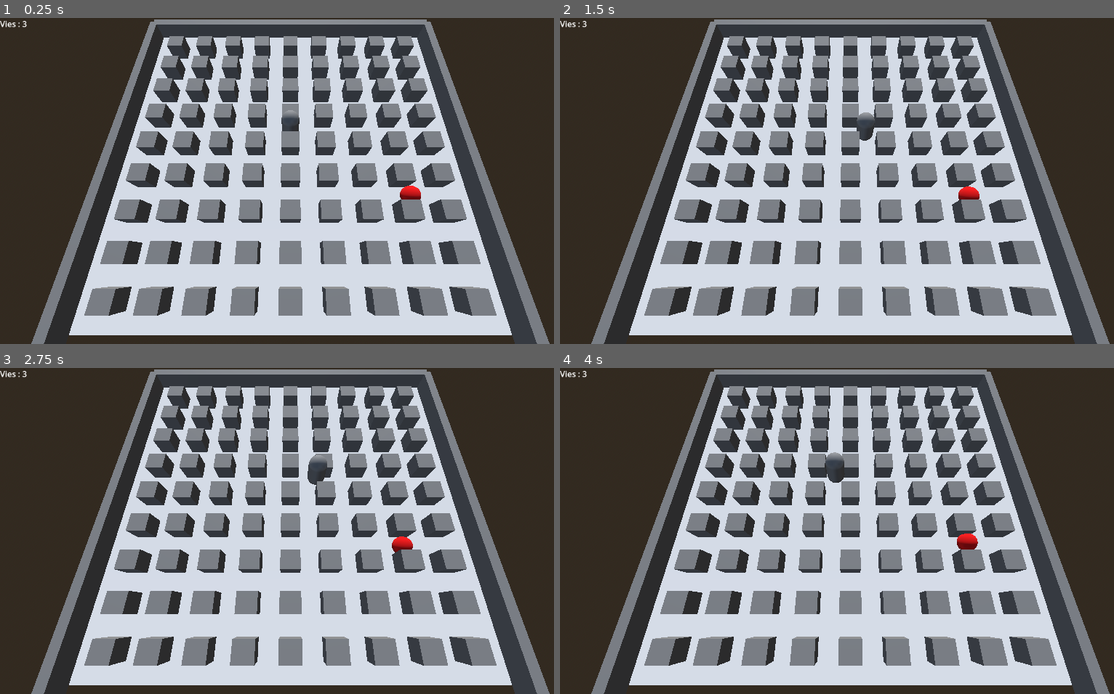
Above: before the commit, frames 1-4 (two rows, left to right).
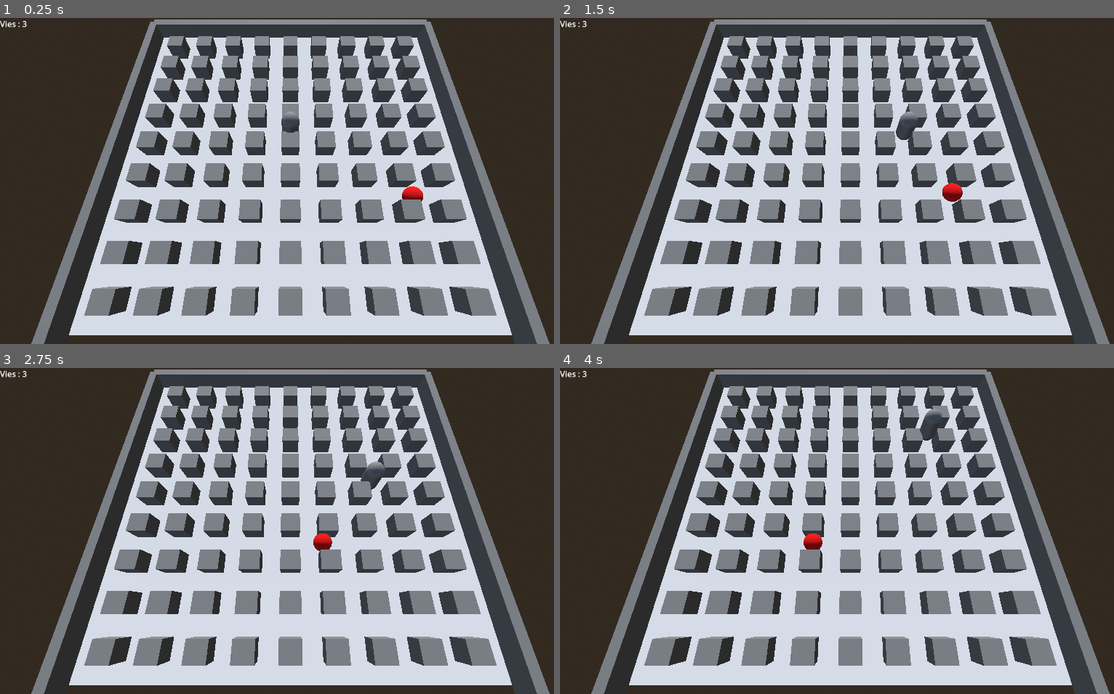
Above: after the commit, the same moments.

Repository: imalexlov1/BomberMan
Game: Godot game, scene res://bomberman/main.tscn
Two runs of this game, one before a commit and one after it. Both use one fixed random seed, a clock stepped at 60 frames per second and the inputs below.
Inputs:
- Up to frame 1 (0.25 s): no input
- Up to frame 2 (1.5 s): hold D (droite) 0.53-1.28 s; tap Keypad 0 (poser_bombe) at 0.6 s; hold Left (gauche) from 1.28 s (still down); tap S (reculer) at 1.35 s
- Up to frame 3 (2.75 s): release Left (gauche) at 2.03 s; hold D (droite) from 2.03 s (still down); tap Keypad 0 (poser_bombe) at 2.1 s
- Up to frame 4 (4 s): release D (droite) at 2.78 s; hold W (avancer) 2.78-3.53 s; tap S (reculer) at 2.85 s; hold Left (gauche) from 3.53 s (still down); tap Keypad 0 (poser_bombe) at 3.6 s

The runs differ from the first frame. In frame 1, less than 0.1% of the frame differs, in the area x 50-77%, y 28-57%; in frame 2, 0.7%; in frame 3, 0.6%; in frame 4, 0.7%, in the area x 43-76%, y 12-56%.

Commit message:
edit hitbox

Diff:
--- a/bomberman/ennemi/ennemi.tscn
+++ b/bomberman/ennemi/ennemi.tscn
@@ -14,20 +14,18 @@
 [sub_resource type="SphereShape3D" id="SphereShape3D_u4xxn"]
 radius = 0.4
 
-[node name="Ennemi" type="Node3D"]
-
-[node name="CharacterBody3D" type="CharacterBody3D" parent="."]
+[node name="CharacterBody3D" type="CharacterBody3D"]
 script = ExtResource("1_y2f3k")
 
-[node name="MeshInstance3D" type="MeshInstance3D" parent="CharacterBody3D"]
+[node name="MeshInstance3D" type="MeshInstance3D" parent="."]
 mesh = SubResource("SphereMesh_y2f3k")
 
-[node name="CollisionShape3D" type="CollisionShape3D" parent="CharacterBody3D"]
+[node name="CollisionShape3D" type="CollisionShape3D" parent="."]
 shape = SubResource("SphereShape3D_yktl1")
 
-[node name="HitBox" type="Area3D" parent="CharacterBody3D"]
+[node name="HitBox" type="Area3D" parent="."]
 
-[node name="CollisionShape3D" type="CollisionShape3D" parent="CharacterBody3D/HitBox"]
+[node name="CollisionShape3D" type="CollisionShape3D" parent="HitBox"]
 shape = SubResource("SphereShape3D_u4xxn")
 
-[connection signal="body_entered" from="CharacterBody3D/HitBox" to="CharacterBody3D" method="_on_hit_box_body_entered"]
+[connection signal="body_entered" from="HitBox" to="." method="_on_hit_box_body_entered"]
--- a/bomberman/personnage/personnage.tscn
+++ b/bomberman/personnage/personnage.tscn
@@ -6,17 +6,16 @@
 [sub_resource type="CapsuleMesh" id="CapsuleMesh_bbjgm"]
 
 [sub_resource type="CapsuleShape3D" id="CapsuleShape3D_bbjgm"]
+radius = 0.4
 
-[node name="Node3D" type="Node3D"]
-
-[node name="CharacterBody3D" type="CharacterBody3D" parent="." groups=["joueur"]]
+[node name="CharacterBody3D" type="CharacterBody3D" groups=["joueur"]]
 script = ExtResource("1_xbx0k")
 bomb_scene = ExtResource("2_mg3q7")
 
-[node name="MeshInstance3D" type="MeshInstance3D" parent="CharacterBody3D"]
+[node name="MeshInstance3D" type="MeshInstance3D" parent="."]
 transform = Transform3D(1, 0, 0, 0, 1, 0, 0, 0, 1, 0, 1.0339572, 0)
 mesh = SubResource("CapsuleMesh_bbjgm")
 
-[node name="CollisionShape3D" type="CollisionShape3D" parent="CharacterBody3D"]
+[node name="CollisionShape3D" type="CollisionShape3D" parent="."]
 transform = Transform3D(1, 0, 0, 0, 1, 0, 0, 0, 1, -0.0015456676, 1.028107, 0.005817637)
 shape = SubResource("CapsuleShape3D_bbjgm")
